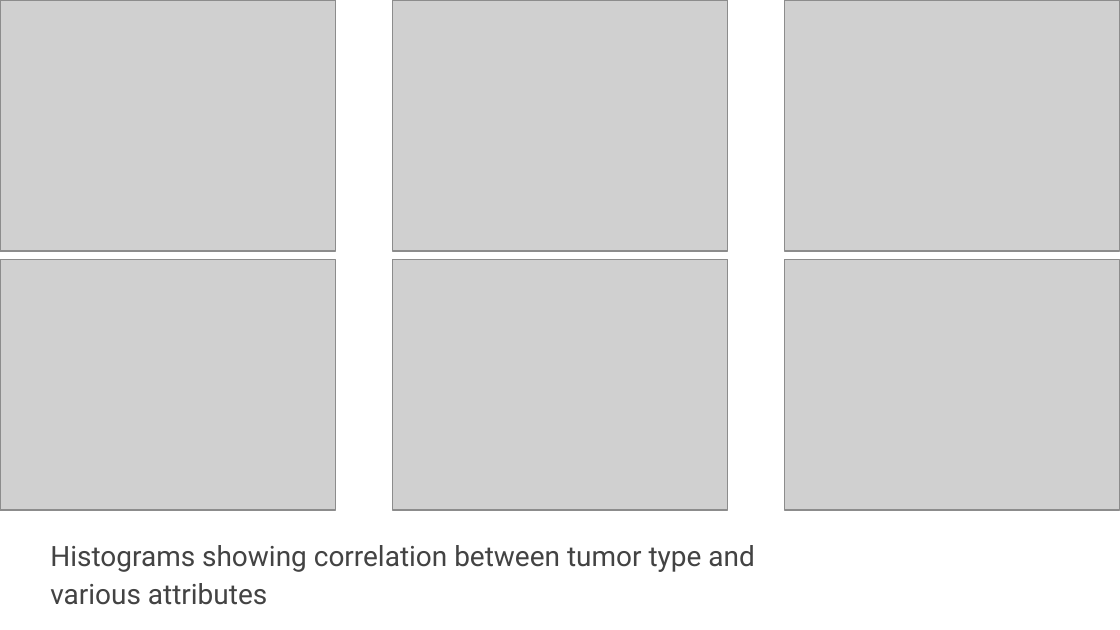
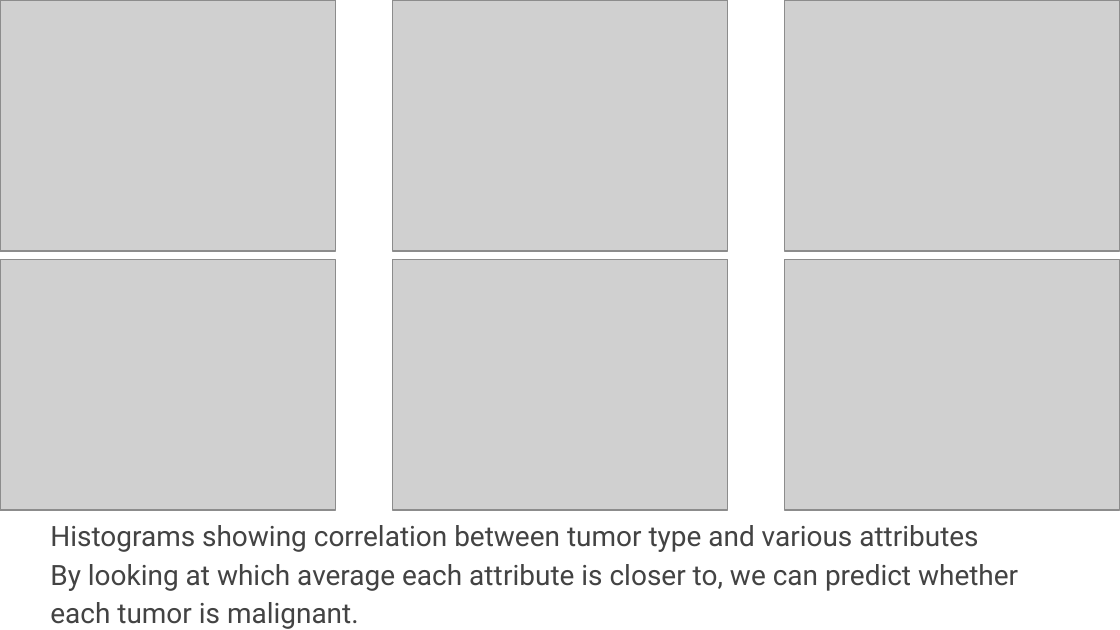
Before and after one commit to venkatrao1/mahacks3, a slide deck: slide 6 of Predicting Breast Cancer_ MAHacks III project.pptx. Drawn at 1120x630 pixels with LibreOffice and Linux fonts; fonts in the diff are those of the drawing; grey boxes stand for pictures. Boxes give left, top, right and bottom in pixels: in the first picture for what was removed or moved away, otherwise in the second. Text is boxed around its words. In the diff, an @@ line names an element or a change of style, - is before the commit and + after.

```diff
--- a/Predicting Breast Cancer_ MAHacks III project.pptx
+++ b/Predicting Breast Cancer_ MAHacks III project.pptx
@@ text at <box>50,525,1018,629</box>: text changed @@
-Histograms showing correlation between tumor type and various attributes
+Histograms showing correlation between tumor type and various attributes By looking at which average each attribute is closer to, we can predict whether each tumor is malignant.
```
Also in this commit, not shown: 3 other slides changed.
